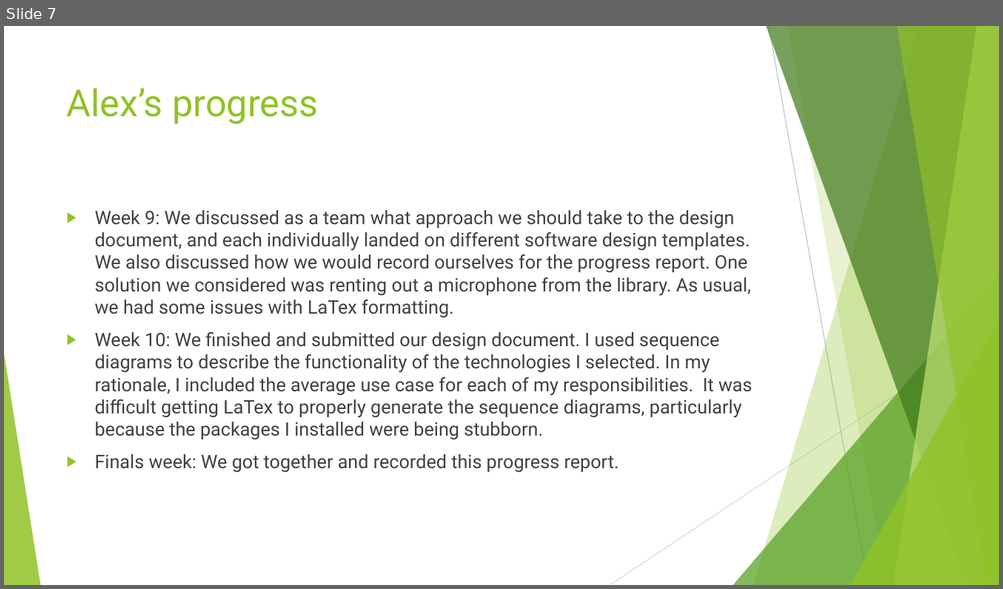
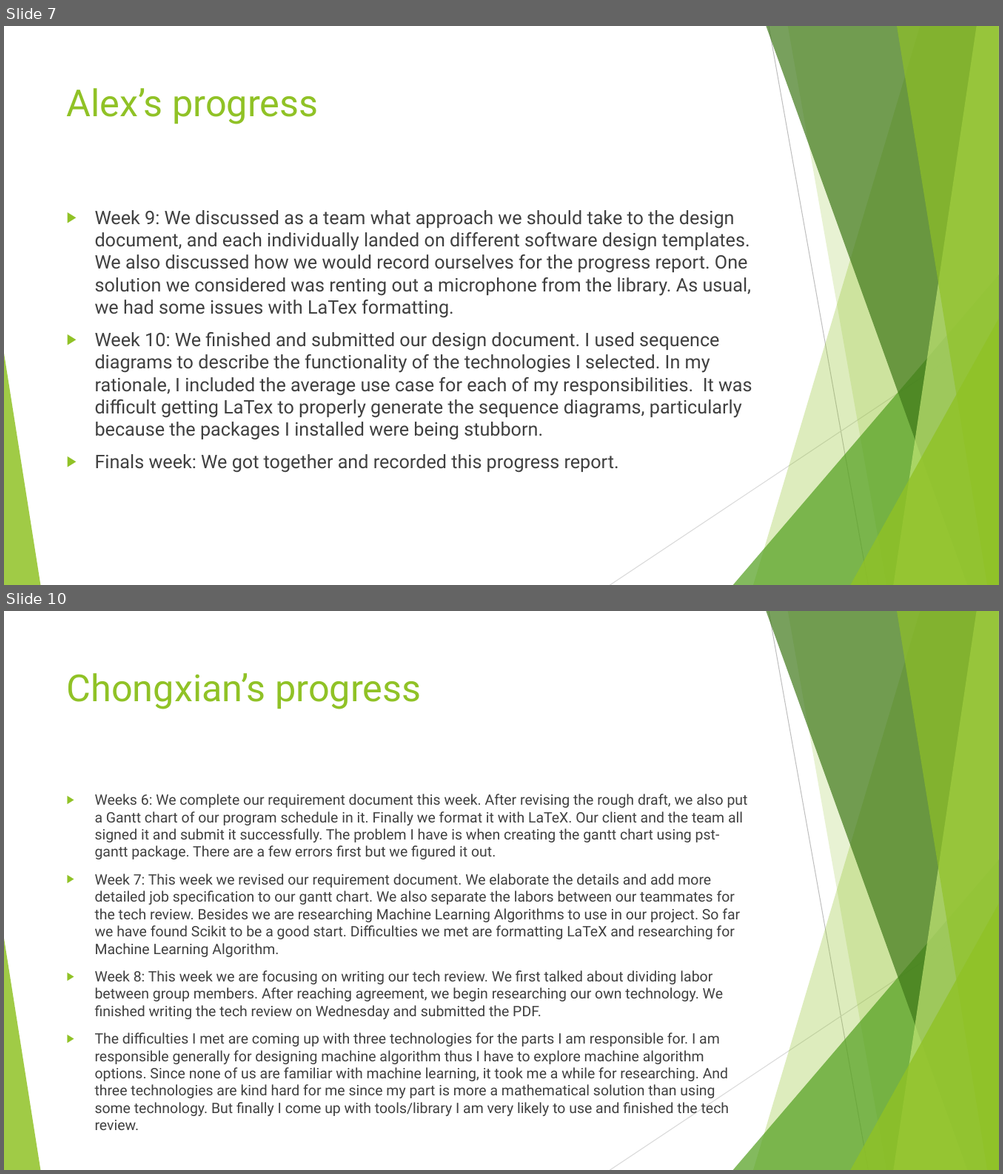
Before and after one commit to AlexDCraig/senior-capstone-project, a slide deck: progressreport/progressreport.pptx. Shown one above the other, each under a label of ours: slide 7 before the commit, slides 7 and 10 after it; the slides between them are not shown. The pictures are 1003x589 and 1003x1174 pixels, drawn with LibreOffice and Linux fonts; fonts in the diff are those of the drawing. Boxes give left, top, right and bottom in pixels: in the first picture for what was removed or moved away, otherwise in the second. Text is boxed around its words. In the diff, an @@ line names an element or a change of style, - is before the commit and + after.

```diff
--- a/progressreport/progressreport.pptx
+++ b/progressreport/progressreport.pptx
@@ slide 10 added at box(4, 611, 999, 1170), background #FFFFFF; not listed: 10 template elements that a slide beside it also shows @@
@@ title added at box(67, 673, 421, 709), 36 pt, text #90C226 @@
+Chongxian’s progress
@@ text added at box(95, 794, 748, 1099), 13.9 pt, text #404040 @@
+▶ Weeks 6: We complete our requirement document this week. After revising the rough draft, we also put a Gantt chart of our program schedule in it. Finally we format it with LaTeX. Our client and the team all signed it and submit it successfully. The problem I have is when creating the gantt chart using pst-gantt package. There are a few errors first but we figured it out.
+▶ Week 7: This week we revised our requirement document. We elaborate the details and add more detailed job specification to our gantt chart. We also separate the labors between our teammates for the tech review. Besides we are researching Machine Learning Algorithms to use in our project. So far we have found Scikit to be a good start. Difficulties we met are formatting LaTeX and researching for Machine Learning Algorithm.
+▶ Week 8: This week we are focusing on writing our tech review. We first talked about dividing labor between group members. After reaching agreement, we begin researching our own technology. We finished writing the tech review on Wednesday and submitted the PDF.
+▶ The difficulties I met are coming up with three technologies for the parts I am responsible for. I am responsible generally for designing machine algorithm thus I have to explore machine algorithm options. Since none of us are familiar with machine learning, it took me a while for researching. And three technologies are kind hard for me since my part is more a mathematical solution than using some technology. But finally I come up with tools/library I am very likely to use and finished the tech review.
```
Also in this commit, not shown: 1 slide changed, 7 other slides added, 1 other file.
